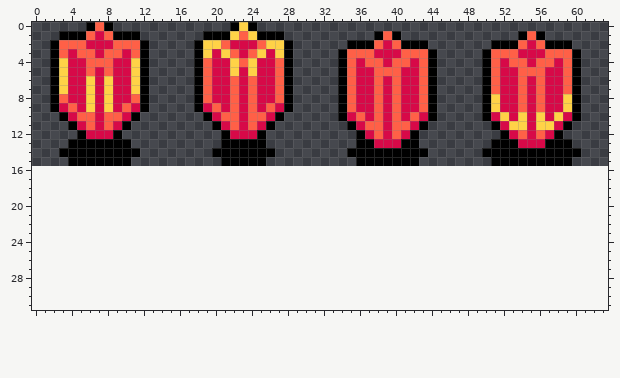
Two versions of one pixel-art sprite, AnodyneSharp/AnodyneSharp.Shared/Content/textures/sprites/inventory/big_health_pickup.png. The picture above is the old version.
The file is 64x16 pixels. The old version is drawn lined up with the new one, on the new canvas.
After the commit:
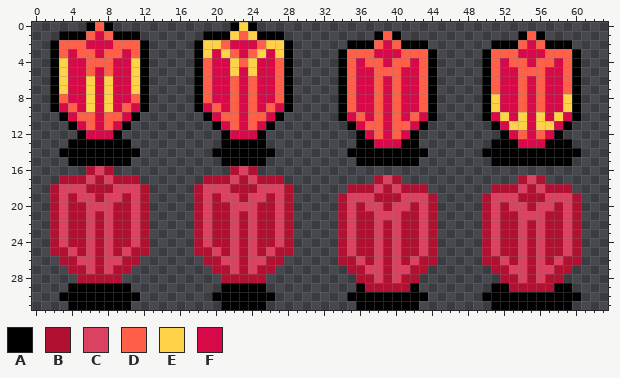
Palette (. is transparent): A #000000  B #b21030  C #db4161  D #ff6047  E #ffd247  F #d70948
Changes in this commit:
canvas 64x16 -> 64x32
Changed rows in their new state; - is an unchanged pixel.
first column x 2:
16 ----BCB-------------BCB------------------------------------
17 -BBBCBCBBB-------BBBCBCBBB----------BCB-------------BCB----
18 BCCCBBBCCCB-----BCCCBBBCCCB------BBBCBCBBB-------BBBCBCBBB-
19 BCBCCBCCBCB-----BCBCCBCCBCB-----BCCCBBBCCCB-----BCCCBBBCCCB
20 BCBBCCCBBCB-----BCBBCCCBBCB-----BCBCCBCCBCB-----BCBCCBCCBCB
21 BCBBCBCBBCB-----BCBBCBCBBCB-----BCBBCCCBBCB-----BCBBCCCBBCB
22 BCBBCBCBBCB-----BCBBCBCBBCB-----BCBBCBCBBCB-----BCBBCBCBBCB
23 BCBBCBCBBCB-----BCBBCBCBBCB-----BCBBCBCBBCB-----BCBBCBCBBCB
24 BCBBCBCBBCB-----BCBBCBCBBCB-----BCBBCBCBBCB-----BCBBCBCBBCB
25 BBCBCBCBCBB-----BBCBCBCBCBB-----BCBBCBCBBCB-----BCBBCBCBBCB
26 -BBCCBCCBB-------BBCCBCCBB------BBCBCBCBCBB-----BBCBCBCBCBB
27 --BBCBCBB---------BBCBCBB--------BBCCBCCBB-------BBCCBCCBB-
28 ---BBBBB-----------BBBBB----------BBCBCBB---------BBCBCBB--
29 --AAAAAAA----------AAAAA----------ABBBBBA--------AABBBBBAA-
30 -AAAAAAAAA--------AAAAAAA--------AAAAAAAAA------AAAAAAAAAAA
31 --AAAAAAA----------AAAAA----------AAAAAAA--------AAAAAAAAA-
Changed places in both pictures, as pixel boxes (x1, y1, x2, y2):
added: (50, 166, 149, 310)
added: (194, 166, 293, 310)
added: (338, 175, 437, 310)
added: (482, 175, 581, 310)
